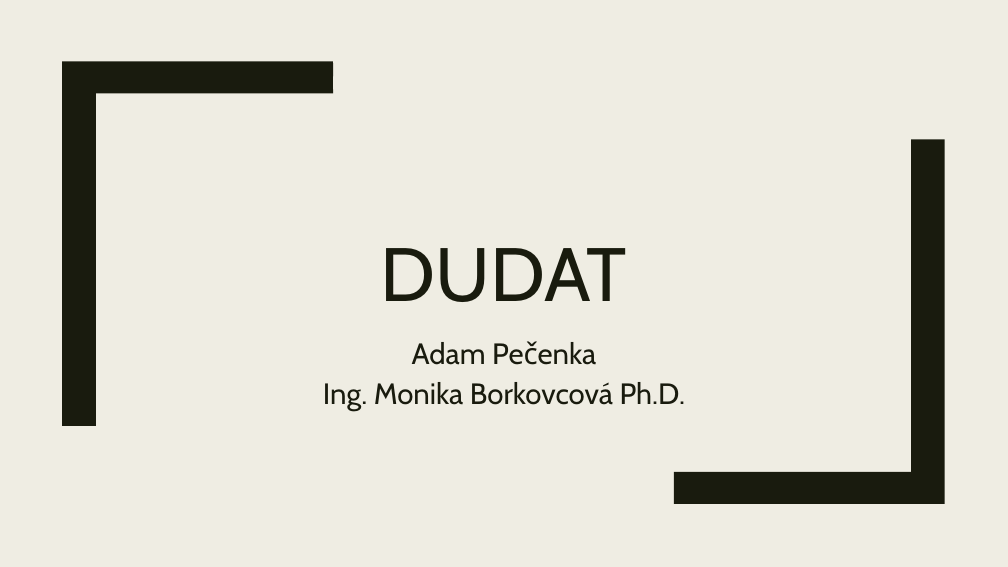
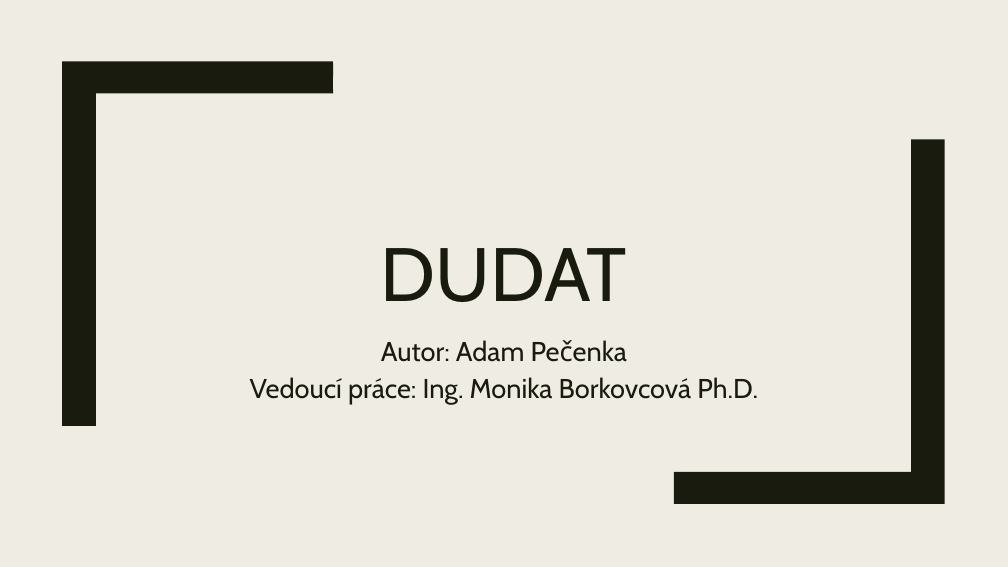
Before and after one commit to Aidam7/DuDat-Docs, a slide deck: slide 1 of Prezentace/Obhajoba.pptx. Drawn at 1008x567 pixels with LibreOffice and Linux fonts; fonts in the diff are those of the drawing. Boxes give left, top, right and bottom in pixels: in the first picture for what was removed or moved away, otherwise in the second. Text is boxed around its words. In the diff, an @@ line names an element or a change of style, - is before the commit and + after.

```diff
--- a/Prezentace/Obhajoba.pptx
+++ b/Prezentace/Obhajoba.pptx
@@ subtitle at [250,340,758,404]: text changed; size 28 to 25.9 pt @@
-Adam Pečenka
-Ing. Monika Borkovcová Ph.D.
+Autor: Adam Pečenka
+Vedoucí práce: Ing. Monika Borkovcová Ph.D.
```
Also in this commit, not shown: 5 other slides changed, 17 slides added, 5 slides removed.
